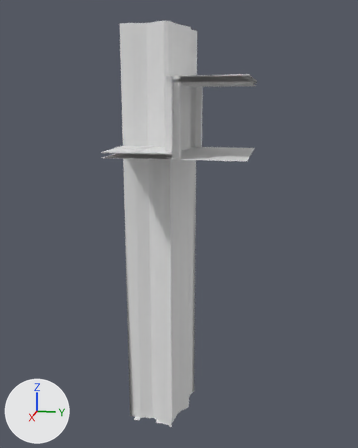
What one commit did to the FBX model Assets/Data/Level/Biomes/AbyssalRuins/Models/K_CliffDrop_BBAC.fbx.
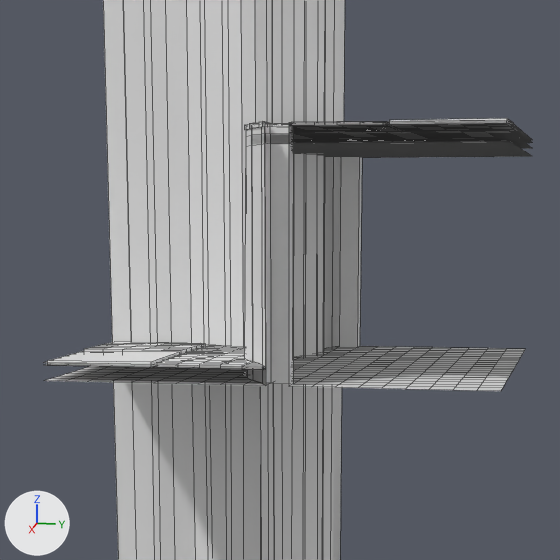
Each version is shown whole from a 50 mm lens placed at (18.82, 3.51, 1.67), pointed at (-0.12, -0.28, -3.06), then close up on the part from 24% to 74% of the width and 8% to 48% of the height. The lights are fixed; the arrows at lower left show +X, +Y and +Z. The first two pictures are the older version. The close-ups show mesh edges as thin lines. Where no turn or scale is listed for an object, it has been applied to the vertices.

Objects in the first close-up: 'K_CliffDrop_BBAC', 'K_CliffDrop_BBAC_ColCliff7', 'K_CliffDrop_BBAC_ColGround0', 'K_CliffDrop_BBAC_ColGround7', 'K_CliffDrop_BBAC_ColWaterBlocker3'.
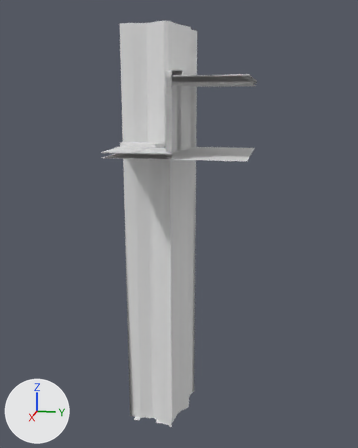
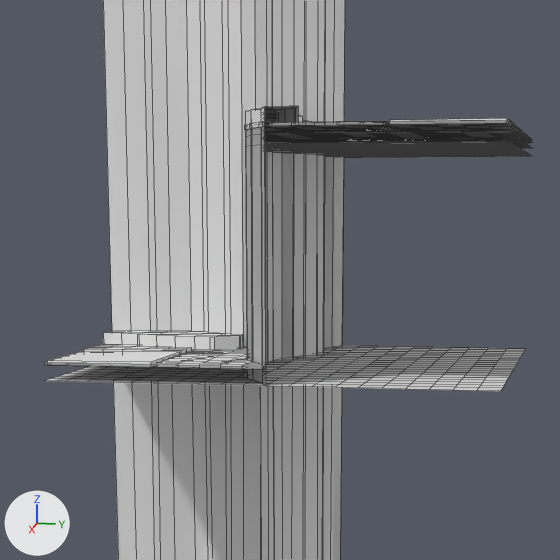
Changed parts and their boxes (x1, y1, x2, y2) in the close-ups (560 x 560 px; the box of a moved part takes in the faces that stretch with it):
'K_CliffDrop_BBAC', reshaped: before (46, 118, 532, 560); after (46, 106, 532, 560)
'K_CliffDrop_BBAC_ColCliff7', reshaped: before (247, 131, 531, 391); after (246, 131, 531, 391)
part 1 of me_k_cliffdrop_bbac, built on: after (246, 106, 310, 130)
part 2 of me_k_cliffdrop_bbac, built on: before (244, 129, 251, 361); after (103, 330, 243, 350)
part 3 of me_k_cliffdrop_bbac_colground7, moved or reshaped: before (265, 123, 293, 144); after (267, 123, 291, 144)
part 4 of me_k_cliffdrop_bbac_colcliff7, moved or reshaped: before (339, 157, 362, 348); after (341, 346, 359, 348)
part 5 of me_k_cliffdrop_bbac_colcliff7, moved or reshaped: before (265, 133, 293, 386); after (267, 133, 292, 386)

The change, as a diff of the scene's bpy script:
```diff
--- a/Assets/Data/Level/Biomes/AbyssalRuins/Models/K_CliffDrop_BBAC.fbx.py
+++ b/Assets/Data/Level/Biomes/AbyssalRuins/Models/K_CliffDrop_BBAC.fbx.py
@@ me_k_cliffdrop_bbac_colground7 @@
 # used by ob_k_cliffdrop_bbac_colground7; location = (0.0, 0.0, 0.0)
 # verts and faces of me_k_cliffdrop_bbac_colground7; kept vertices keep their numbers, new ones are numbered from 536
 # before: 208 (2.25, 0.25, 2.5), 209 (2.5, 0.25, 2.5) at pixel (288, 122), 229 (2.25, 0.0, 2.5) at pixel (269, 124), 230 (2.5, 0.0, 2.5) at pixel (264, 122), 270 (2.25, 0.25, 2.3) at pixel (293, 143)
 # before: 271 (2.5, 0.25, 2.3) at pixel (288, 142), 273 (2.25, 0.0, 2.3) at pixel (270, 144), 284 (2.5, 0.0, 2.3) at pixel (265, 143)
-me_k_cliffdrop_bbac_colground7.from_pydata(...)  # 536 vertices, 498 faces; spans x -2.5..2.5, y -0.56..2.5, z 2.3..2.5
+me_k_cliffdrop_bbac_colground7.from_pydata(...)  # 536 vertices, 496 faces; spans x -2.5..2.5, y -0.56..2.5, z 2.3..2.5
+# me_k_cliffdrop_bbac_colground7 part 3
+delete_faces([(208, 229, 273, 270), (208, 270, 271, 209), (229, 230, 284, 273)])
+faces += [(208, 229, 230, 209), (270, 271, 284, 273)]
+# other edits to the shape of me_k_cliffdrop_bbac_colground7 do not show in these pictures
@@ me_k_cliffdrop_bbac_colcliff7 @@
 # used by ob_k_cliffdrop_bbac_colcliff7; location = (0.0, 0.0, 0.0)
 # verts and faces of me_k_cliffdrop_bbac_colcliff7; kept vertices keep their numbers, new ones are numbered from 536
 # before: 189 (-2.25, 0.25, 2.4), 190 (-2.5, 0.25, 2.4), 210 (-2.25, 0.0, 2.4), 211 (-2.5, 0.0, 2.4), 268 (-2.5, 0.25, -0.2) at pixel (359, 346)
 # before: 269 (-2.25, 0.25, -0.2) at pixel (357, 347), 272 (-2.25, 0.0, -0.2) at pixel (339, 347), 274 (-2.5, 0.0, -0.2)
 # before: 208 (2.25, 0.25, 2.4) at pixel (293, 133), 209 (2.5, 0.25, 2.4) at pixel (288, 132), 229 (2.25, 0.0, 2.4) at pixel (270, 134), 230 (2.5, 0.0, 2.4) at pixel (264, 133), 270 (2.25, 0.25, -0.2) at pixel (293, 383)
 # before: 271 (2.5, 0.25, -0.2) at pixel (288, 386), 273 (2.25, 0.0, -0.2) at pixel (270, 383), 284 (2.5, 0.0, -0.2) at pixel (265, 385)
-me_k_cliffdrop_bbac_colcliff7.from_pydata(...)  # 536 vertices, 498 faces; spans x -2.5..2.5, y -0.56..2.5, z -0.2..2.4
+me_k_cliffdrop_bbac_colcliff7.from_pydata(...)  # 536 vertices, 496 faces; spans x -2.5..2.5, y -0.56..2.5, z -0.2..2.4
+# me_k_cliffdrop_bbac_colcliff7 part 4
+delete_faces([(189, 190, 268, 269), (189, 269, 272, 210), (210, 272, 274, 211)])
+faces += [(189, 190, 211, 210), (268, 269, 272, 274)]
+# me_k_cliffdrop_bbac_colcliff7 part 5
+delete_faces([(208, 229, 273, 270), (208, 270, 271, 209), (229, 230, 284, 273)])
+faces += [(208, 229, 230, 209), (270, 271, 284, 273)]
@@ me_k_cliffdrop_bbac @@
 # used by ob_k_cliffdrop_bbac; location = (0.0, 0.0, 0.0)
-me_k_cliffdrop_bbac.from_pydata(...)  # 941 vertices, 740 faces; spans x -2.5..2.5, y -2.5..2.5, z -12.0..2.54
+me_k_cliffdrop_bbac.from_pydata(...)  # 1101 vertices, 904 faces; spans x -2.5..2.5, y -2.5..2.5, z -12.0..2.66
+# me_k_cliffdrop_bbac part 1: 2 vertices removed from x -2.23..2.23, y 0.27, z 2.47; 119 vertices added at x -2.5..2.5, y -0.56..0.35, z 2.47..2.66
+# me_k_cliffdrop_bbac part 2: 1 vertex moved from x 0.18, y -0.57, z -0.03 to x 0.25, y -0.56, z -0.03; 10 vertices removed from x 0.4..2.23, y -0.48..-0.1, z -0.03; 53 vertices added at x -0.08..0.75, y -2.5..-0.5, z -0.03..0.16
 me_k_cliffdrop_bbac.materials.append(mat_joint)
```
